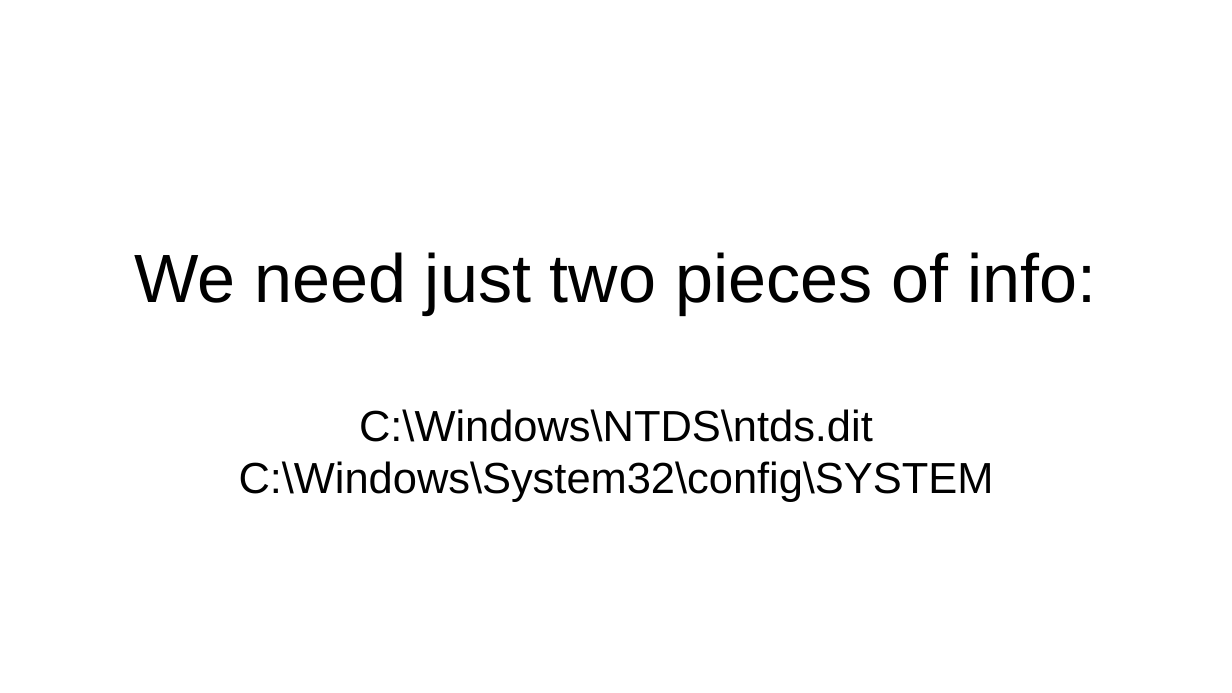
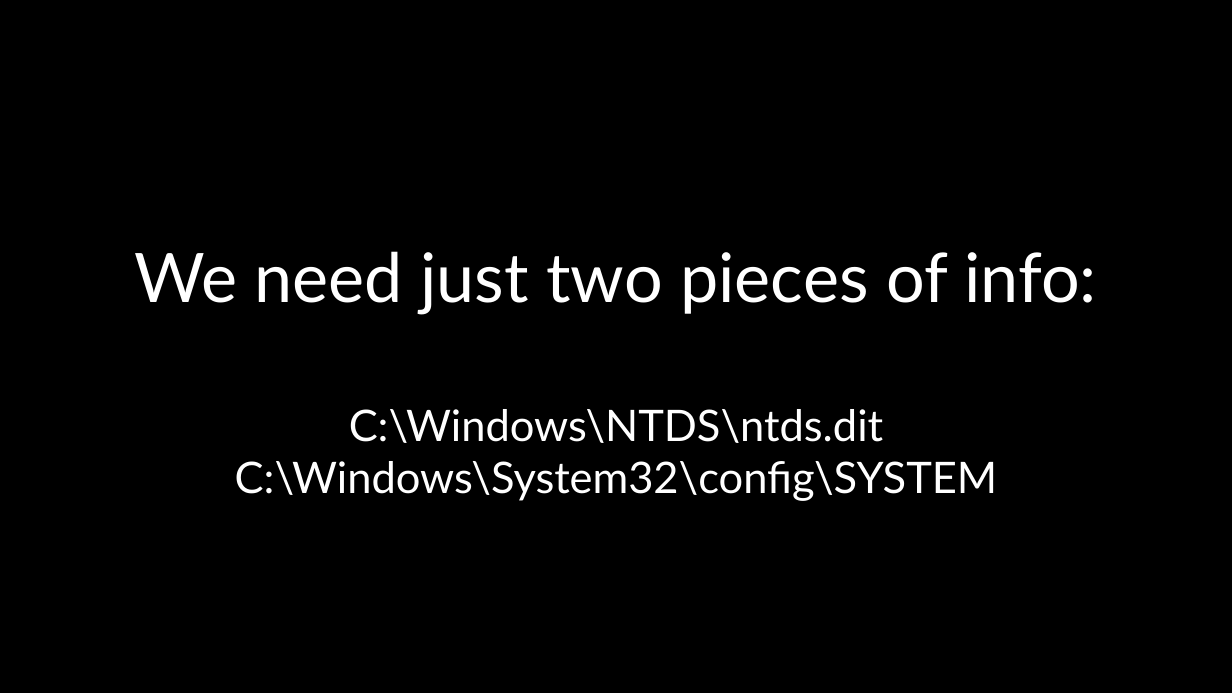
Before and after one commit to theaj42/presentations, a slide deck: slide 18 of AD-password-auditing.odp. Drawn at 1232x693 pixels with LibreOffice and Linux fonts; fonts in the diff are those of the drawing. Boxes give left, top, right and bottom in pixels: in the first picture for what was removed or moved away, otherwise in the second. Text is boxed around its words. In the diff, an @@ line names an element or a change of style, - is before the commit and + after.

Commit message:
Basic formatting

```diff
--- a/AD-password-auditing.odp
+++ b/AD-password-auditing.odp
@@ background #FFFFFF to #000000 @@
@@ title "We need just two pieces ..." at [134, 251, 1097, 501]: font Arial to Lato, text colour #000000 to #FFFFFF @@
```
Also in this commit, not shown: 49 other slides changed.
